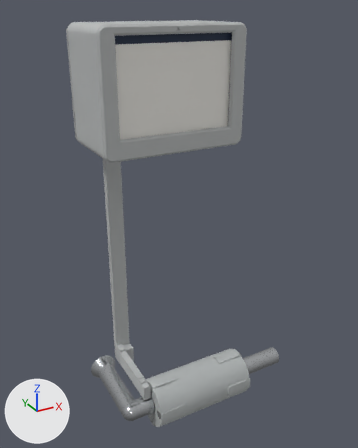
Before and after pictures for a commit that changed the glTF model public/work/tpe-assets/tpe.glb.
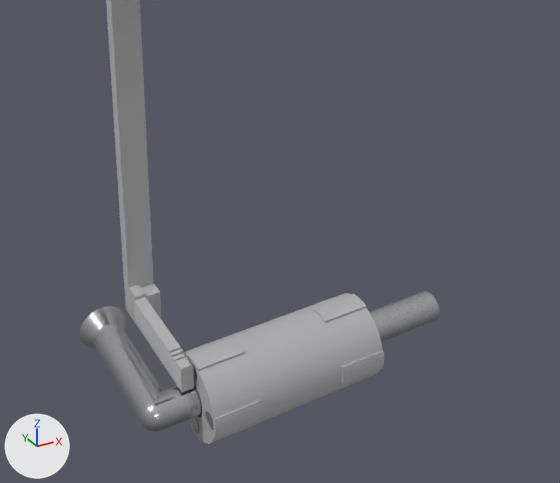
Each version is shown whole from a camera (50 mm lens) standing at (-164.0, -359.0, 53.0) and looking at (12.0, -39.0, -107.0), then close up on the part from 14% to 96% of the width and 44% to 100% of the height. Every picture has the same lights, and +X, +Y and +Z are marked at lower left. The last two pictures show the newer version. Vertices at exactly the same position are counted once.

In view in the first close-up: 'finger', 'holder', 'raceway', 'side_panel', 'sleeve' and 1 more.
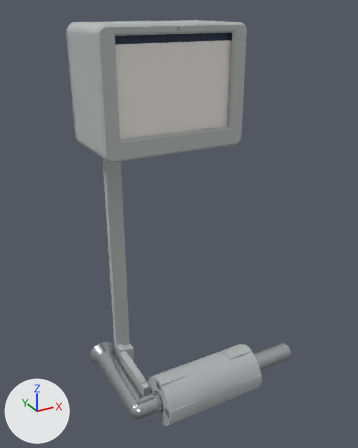
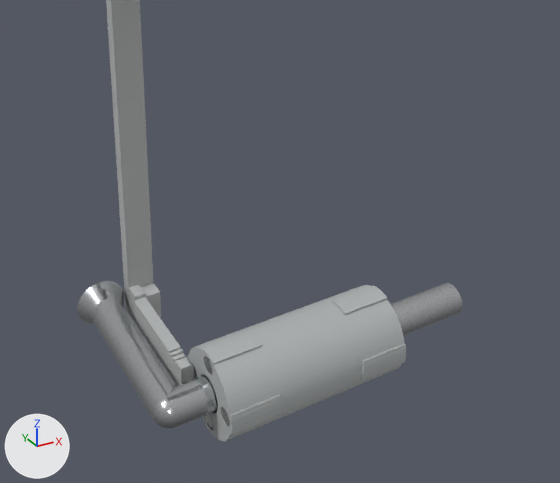
What the commit changed:
me_sleeve is used by ob_sleeve; location (0.0, 0.0, 0.0).
me_sleeve had 5771 vertices, 11526 faces and spanned x -28.7..59.3, y -84.7..-42.7, z -276.0..-234.0.
me_sleeve now has 5771 vertices, 11526 faces and spans x -28.7..59.3, y -99.7..-57.7, z -261.0..-219.0.
me_sleeve part 1: the whole mesh is moved by (0.0, -15.0, 15.0).
me_holder is used by ob_holder; location (0.0, 0.0, 0.0).
me_holder had 894 vertices, 1792 faces and spanned x -59.0..103.0, y -71.0..0.0, z -267.0..-243.0.
me_holder now has 894 vertices, 1792 faces and spans x -59.0..103.0, y -86.0..0.0, z -252.0..-228.0.
me_holder part 2: all 780 vertices in x -55.0..103.0, y -71.0..-56.0, z -263.0..-247.0 are moved by (0.0, -15.0, 15.0).
me_holder part 3: all 114 vertices in x -59.0..-35.0, y -22.0..0.0, z -267.0..-243.0 are moved by (0.0, 0.0, 15.0).

Pixel boxes [x1, y1, x2, y2] of what changed, in the close-ups (560 x 483 px; the box of a moved part takes in the faces that stretch with it):
'sleeve', moved
    before: [183, 293, 384, 444]
    after: [187, 285, 406, 441]
'holder', reshaped (7% wider)
    before: [80, 291, 440, 432]
    after: [77, 281, 462, 429]
part 2 of me_holder, moved or reshaped
    before: [140, 291, 440, 432]
    after: [152, 283, 462, 429]
part 3 of me_holder, moved or reshaped
    before: [80, 306, 163, 421]
    after: [77, 281, 176, 418]
